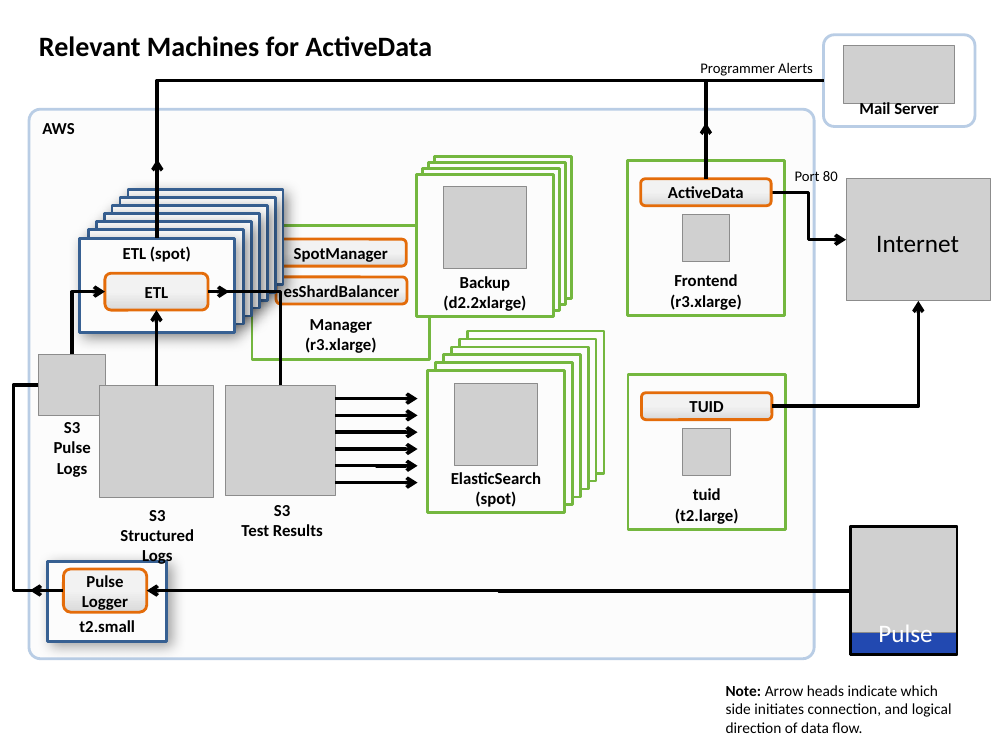
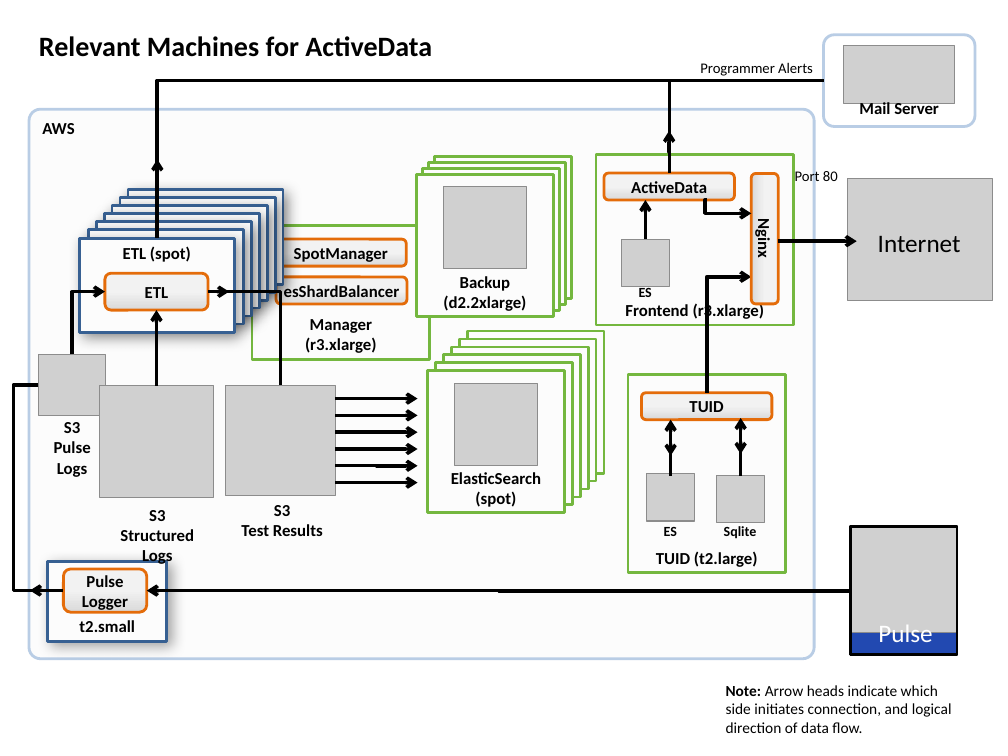
Before and after one commit to mozilla/ActiveData, a slide deck: slide 1 of docs/Architecture.pptx. Drawn at 1008x756 pixels with LibreOffice and Linux fonts; fonts in the diff are those of the drawing; grey boxes stand for pictures. Boxes give left, top, right and bottom in pixels: in the first picture for what was removed or moved away, otherwise in the second. Text is boxed around its words. In the diff, an @@ line names an element or a change of style, - is before the commit and + after.

```diff
--- a/docs/Architecture.pptx
+++ b/docs/Architecture.pptx
@@ elbow line moved from (824, 81) - (706, 178) to (824, 81) - (669, 173) @@
@@ elbow arrow moved from (706, 178) - (706, 123) to (669, 173) - (669, 131) @@
@@ rounded rectangle "Frontend (r3.xlarge)": place and size @@
-rounded rectangle "Frontend (r3.xlarge)" at box(627, 160, 784, 316)
+rounded rectangle "Frontend (r3.xlarge)" at box(596, 154, 793, 325)
@@ rounded rectangle "ActiveData": place and size @@
-rounded rectangle "ActiveData" at box(641, 178, 771, 206)
+rounded rectangle "ActiveData" at box(604, 173, 734, 201)
@@ rounded rectangle added at box(751, 173, 778, 303), fill gradient #F2F2F2 to #D9D9D9, outline #E46C0A 2 pt, 12 pt, text #000000, bold @@
+Nginx
@@ elbow arrow added from (645, 239) to (645, 200), #000000 2.5 pt @@
@@ elbow arrow added from (707, 200) to (751, 214), #000000 2.5 pt @@
@@ picture: place and size @@
-picture at box(682, 215, 730, 262)
+picture at box(622, 239, 669, 286)
@@ elbow arrow moved from (771, 193) - (846, 240) to (778, 241) - (857, 241) @@
@@ text added at box(639, 286, 652, 301), 10 pt, text #000000, bold @@
+ES
@@ elbow arrow moved from (772, 406) - (918, 301) to (707, 393) - (751, 277) @@
@@ rounded rectangle "TUID (t2.large)": place and size @@
-rounded rectangle "TUID (t2.large)" at box(628, 374, 785, 529)
+rounded rectangle "TUID (t2.large)" at box(628, 374, 785, 573)
@@ double arrow added from (670, 419) to (670, 456), #000000 2.5 pt @@
@@ line added from (741, 419) to (741, 476), #000000 2.5 pt @@
@@ double arrow added from (741, 418) to (741, 454), #000000 2.5 pt @@
@@ line added from (670, 426) to (670, 476), #000000 2.5 pt @@
@@ picture: place and size @@
-picture at box(682, 428, 730, 476)
+picture at box(647, 474, 695, 521)
@@ picture added at box(717, 476, 764, 523) @@
@@ text added at box(664, 527, 677, 536), 10 pt, text #000000, bold @@
+ES
@@ text added at box(724, 526, 757, 539), 10 pt, text #000000, bold @@
+Sqlite
@@ text in rounded rectangle at box(656, 551, 758, 567): text changed @@
-tuid
-(t2.large)
+TUID (t2.large)
```
Also in this commit, not shown: 16 other files.
